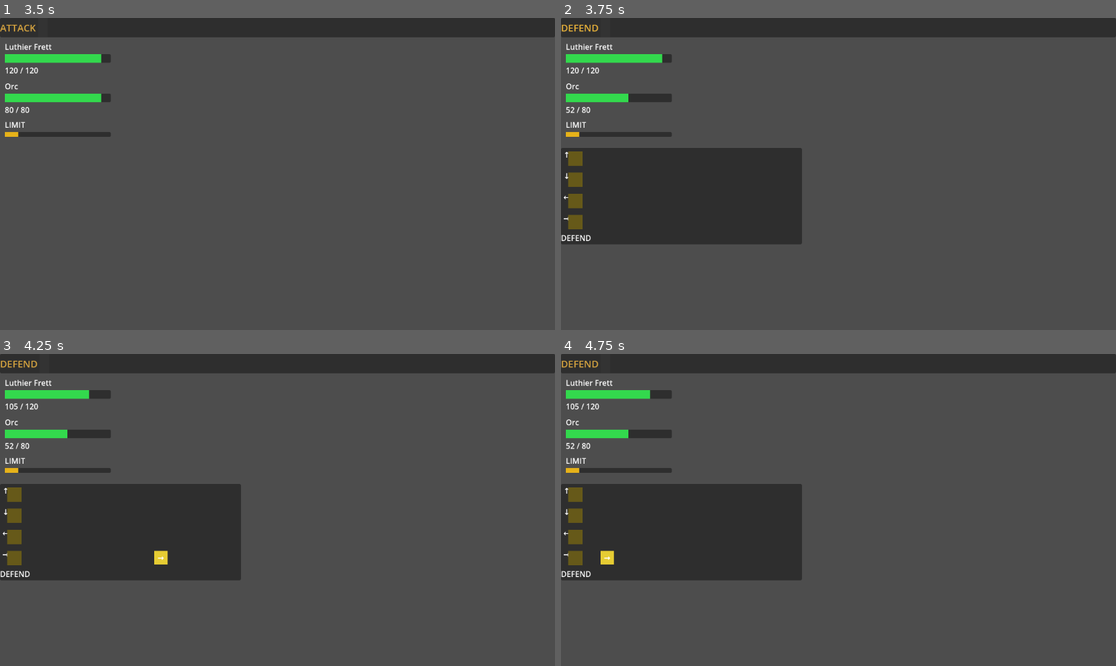
Above: before the commit, frames 1-4 (two rows, left to right).
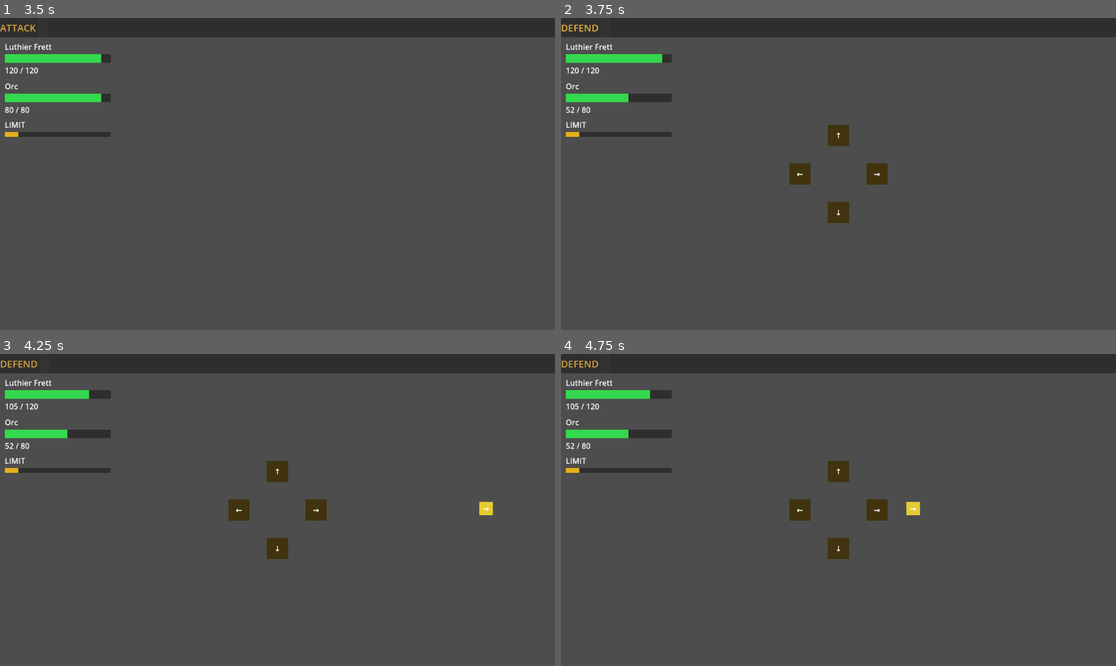
Above: after the commit, the same moments.

Repository: Parz1val1/rhythm-game-prototype
Game: Godot game, scene res://test_scene.tscn
Two runs of this game, one before a commit and one after it. Both use one fixed random seed, a clock stepped at 60 frames per second and the inputs below. Sound files missing from this copy of the repository are replaced by a short silence.
Inputs:
- Up to frame 1 (3.5 s): tap Enter at 0.5, 2 s; hold Right (rhythm_right) 0.53-1.28 s; hold Space (limit_break) 0.53-1.28 s; hold Down (rhythm_down) 1.28-2.03 s; tap Space (limit_break) at 1.35, 2.85 s; hold Right (rhythm_right) 2.03-2.78 s; hold Space (limit_break) 2.03-2.78 s; hold Up (rhythm_up) from 2.78 s (still down)
- Up to frame 2 (3.75 s): tap Enter at 3.5 s; release Up (rhythm_up) at 3.53 s; hold Left (rhythm_left) from 3.53 s (still down); hold Space (limit_break) from 3.53 s (still down)
- Up to frame 3 (4.25 s): keep holding Left (rhythm_left); keep holding Space (limit_break)
- Up to frame 4 (4.75 s): keep holding Left (rhythm_left); release Space (limit_break) at 4.28 s; tap Space (limit_break) at 4.35 s

Frame 1 is identical in both runs. In frame 2, 14% of the frame differs, in the area x 0-59%, y 34-73%; in frame 3, 14%, in the area x 0-89%, y 34-73%; in frame 4, 14%.

Commit message:
feat: directional note lane — notes approach from matching screen edge
Layout redesign:
- 4 hit zones built programmatically in _ready() at viewport center ± 80px
  forming a cross/D-pad: ↑ above center, ↓ below, ← left, → right
- Notes spawn off-screen from the edge matching their direction and tween to
  their hit zone over lookahead_beats beats; direction is now spatially obvious
- _flash_hit_zone now flashes only the specific direction's zone (more informative)
- NoteLane tscn reduced to a full-rect Control + PhaseInfo label; all layout
  is viewport-relative and computed at runtime
- test_scene.tscn: removed old vertical offset from NoteLane (now full-screen)
- test_note_lane.gd: updated to verify new HitZone_<dir> programmatic nodes
  (20 checks, up from 17)

Co-Authored-By: Claude Sonnet 4.6 <noreply@anthropic.com>

Diff:
--- a/combat/note_lane.gd
+++ b/combat/note_lane.gd
@@ -1,45 +1,57 @@
 # combat/note_lane.gd
 # Visualizes incoming notes during the DEFEND phase.
-# Call setup(combat) once after EncounterManager.start_combat() returns.
+# Each direction has a hit zone placed in a cross pattern at the center of the
+# screen; notes approach from the matching viewport edge so direction is
+# spatially obvious (up notes fall from the top, left notes slide from the left, etc.)
+# Call setup(combat) once after EncounterManager.start_combat*() returns.
 extends Control
 
 const NoteVisualScene = preload("res://combat/note_visual.tscn")
 const NoteData        = preload("res://rhythm_engine/note_data.gd")
 
+# Distance from viewport center to each hit zone's center (px).
+const HIT_ZONE_OFFSET: float = 80.0
+# Hit zone square size (px).
+const HIT_ZONE_SIZE: float = 44.0
+# NoteVisual is 34×34; half-size used for centering.
+const NOTE_HALF: float = 17.0
+
+# Hit zone dim/flash colors.
+const HZ_DIM     := Color(0.25, 0.20, 0.05)
+const HZ_PERFECT := Color(0.40, 1.00, 0.50)
+const HZ_GOOD    := Color(1.00, 0.85, 0.30)
+const HZ_MISS    := Color(1.00, 0.25, 0.25)
+
 @onready var _phase_info: Label = $PhaseInfo
 
-# Populated in _ready() after node tree is available.
-var _lanes: Dictionary = {}       # direction StringName → Control lane node
-var _hit_zones: Dictionary = {}   # direction StringName → ColorRect HitZone node
+# Populated in _ready(). Keys are String ("up"/"down"/"left"/"right").
+var _hit_zones:     Dictionary = {}   # String → ColorRect (the zone background)
+var _hz_centers:    Dictionary = {}   # String → Vector2  (screen-space center)
+var _spawn_centers: Dictionary = {}   # String → Vector2  (off-screen spawn point)
 
-# Maps NoteData (by object identity) to the NoteVisual currently travelling.
+# Maps NoteData → NoteVisual currently travelling.
 var _visuals: Dictionary = {}
 
-# Beats ahead that notes were announced (copied from CombatScene.lookahead_beats).
 var _lookahead_beats: int = 2
 
+# Arrow glyphs used on hit zone labels.
+const ARROW := { "up": "↑", "down": "↓", "left": "←", "right": "→" }
+
+# ---------------------------------------------------------------------------
+# Lifecycle
+# ---------------------------------------------------------------------------
+
 func _ready() -> void:
-	_lanes = {
-		&"up":    $Lanes/UpLane,
-		&"down":  $Lanes/DownLane,
-		&"left":  $Lanes/LeftLane,
-		&"right": $Lanes/RightLane,
-	}
-	_hit_zones = {
-		&"up":    $Lanes/UpLane/HitZone,
-		&"down":  $Lanes/DownLane/HitZone,
-		&"left":  $Lanes/LeftLane/HitZone,
-		&"right": $Lanes/RightLane/HitZone,
-	}
+	_build_hit_zones()
 
-## Wire this lane to a CombatScene after start_combat() returns.
+## Wire this lane to a CombatScene after start_combat*() returns.
 func setup(combat: Node) -> void:
 	_lookahead_beats = combat.lookahead_beats
 	combat.note_approaching.connect(_on_note_approaching)
 	combat.phase_changed.connect(_on_phase_changed)
 	RhythmInput.input_scored.connect(_on_input_scored)
 	RhythmInput.note_missed.connect(_on_note_missed)
-	visible = false   # hidden until DEFEND starts
+	visible = false   # hidden until first DEFEND phase
 
 func _exit_tree() -> void:
 	if RhythmInput.input_scored.is_connected(_on_input_scored):
@@ -47,37 +59,84 @@
 	if RhythmInput.note_missed.is_connected(_on_note_missed):
 		RhythmInput.note_missed.disconnect(_on_note_missed)
 
+# ---------------------------------------------------------------------------
+# Hit zone construction
+# ---------------------------------------------------------------------------
+
+func _build_hit_zones() -> void:
+	# Headless / first-frame guard: viewport may not be sized yet.
+	var vp := get_viewport_rect().size
+	if vp.x < 10.0 or vp.y < 10.0:
+		vp = Vector2(1152.0, 648.0)
+
+	var cx := vp.x * 0.5
+	var cy := vp.y * 0.5
+	var off := HIT_ZONE_OFFSET
+	var half_hz := HIT_ZONE_SIZE * 0.5
+
+	_hz_centers = {
+		"up":    Vector2(cx,        cy - off),
+		"down":  Vector2(cx,        cy + off),
+		"left":  Vector2(cx - off,  cy),
+		"right": Vector2(cx + off,  cy),
+	}
+	# Spawn points are off-screen in the matching direction.
+	_spawn_centers = {
+		"up":    Vector2(cx,        -NOTE_HALF),
+		"down":  Vector2(cx,        vp.y + NOTE_HALF),
+		"left":  Vector2(-NOTE_HALF, cy),
+		"right": Vector2(vp.x + NOTE_HALF, cy),
+	}
+
+	for dir in ["up", "down", "left", "right"]:
+		var hz := ColorRect.new()
+		hz.name     = "HitZone_" + dir
+		hz.size     = Vector2(HIT_ZONE_SIZE, HIT_ZONE_SIZE)
+		hz.position = (_hz_centers[dir] as Vector2) - Vector2(half_hz, half_hz)
+		hz.color    = HZ_DIM
+		add_child(hz)
+
+		var lbl := Label.new()
+		lbl.text                = ARROW[dir]
+		lbl.set_anchors_preset(Control.PRESET_FULL_RECT)
+		lbl.horizontal_alignment = HORIZONTAL_ALIGNMENT_CENTER
+		lbl.vertical_alignment   = VERTICAL_ALIGNMENT_CENTER
+		hz.add_child(lbl)
+
+		_hit_zones[dir] = hz
+
+# ---------------------------------------------------------------------------
+# Signal handlers
+# ---------------------------------------------------------------------------
+
 func _on_phase_changed(new_phase: int) -> void:
 	# Phase.ATTACK = 0, Phase.DEFEND = 1
 	visible = (new_phase == 1)
-	if new_phase == 1:
-		_phase_info.text = "DEFEND"
-	else:
+	if new_phase == 0:
+		# Clear all travelling visuals when entering ATTACK.
 		for visual in _visuals.values():
 			if is_instance_valid(visual):
 				visual.queue_free()
 		_visuals.clear()
 
 func _on_note_approaching(note: NoteData, _target_beat: int) -> void:
-	var lane = _lanes.get(note.direction)
-	if lane == null:
+	var dir := String(note.direction)
+	if not _spawn_centers.has(dir):
 		return
 
-	# Spawn a NoteVisual at the right edge of the lane.
+	var spawn  := _spawn_centers[dir] as Vector2
+	var target := _hz_centers[dir]    as Vector2
+
 	var visual: Control = NoteVisualScene.instantiate()
-	lane.add_child(visual)
+	add_child(visual)
 	visual.init(note.direction)
+	visual.position = spawn - Vector2(NOTE_HALF, NOTE_HALF)
 
-	# Start at right edge, travel to hit zone at x=10.
-	# Use actual lane width if laid out, otherwise fall back to NoteLane minimum width.
-	var lane_width: float = lane.size.x if lane.size.x > 40.0 else 460.0
-	var start_x: float = lane_width - 40.0
-	var end_x:   float = 10.0
-	visual.position = Vector2(start_x, 5.0)
-
-	var travel_time: float = float(_lookahead_beats) * (60.0 / BeatClock.bpm)
+	var travel_time := float(_lookahead_beats) * (60.0 / BeatClock.bpm)
 	var tween := create_tween()
-	tween.tween_property(visual, "position:x", end_x, travel_time)
+	tween.tween_property(visual, "position",
+		target - Vector2(NOTE_HALF, NOTE_HALF),
+		travel_time)
 	tween.tween_callback(func(): if is_instance_valid(visual): visual.queue_free())
 	tween.tween_callback(func(): _visuals.erase(note))
 
@@ -86,33 +145,38 @@
 func _on_input_scored(direction: StringName, score: StringName, _offset: float, note_consumed: bool) -> void:
 	if not note_consumed:
 		return
-	# Flash the first valid visual in this lane's direction.
+	var dir := String(direction)
+	# Find the first travelling visual for this direction and flash it.
 	for note in _visuals.keys():
 		var visual = _visuals.get(note)
-		if is_instance_valid(visual) and note.direction == direction:
+		if is_instance_valid(visual) and String(note.direction) == dir:
 			_visuals.erase(note)
 			visual.flash_result(score)
 			return
-	# No visual found — flash the hit zones directly.
-	_flash_hit_zone(score)
+	# No visual found (note may have just expired) — flash the hit zone directly.
+	_flash_hit_zone(dir, score)
 
 func _on_note_missed(note: NoteData) -> void:
 	var visual = _visuals.get(note)
 	if is_instance_valid(visual):
 		_visuals.erase(note)
 		visual.flash_result(&"miss")
-	_flash_hit_zone(&"miss")
+	_flash_hit_zone(String(note.direction), &"miss")
 
-func _flash_hit_zone(score: StringName) -> void:
+# ---------------------------------------------------------------------------
+# Hit zone flash
+# ---------------------------------------------------------------------------
+
+func _flash_hit_zone(dir: String, score: StringName) -> void:
+	var hz = _hit_zones.get(dir) as ColorRect
+	if hz == null:
+		return
 	var color: Color
 	match score:
-		&"perfect": color = Color(0.4, 1.0, 0.5)
-		&"good":    color = Color(1.0, 0.85, 0.3)
-		_:          color = Color(1.0, 0.25, 0.25)
-	for hz in _hit_zones.values():
-		hz.color = color
-	await get_tree().create_timer(0.1).timeout
-	if not is_instance_valid(self):
-		return
-	for hz in _hit_zones.values():
-		hz.color = Color(0.4, 0.35, 0.1)   # restore dim gold
+		&"perfect": color = HZ_PERFECT
+		&"good":    color = HZ_GOOD
+		_:          color = HZ_MISS
+	hz.color = color
+	await get_tree().create_timer(0.12).timeout
+	if is_instance_valid(hz):
+		hz.color = HZ_DIM
--- a/combat/note_lane.tscn
+++ b/combat/note_lane.tscn
@@ -3,86 +3,21 @@
 [ext_resource type="Script" path="res://combat/note_lane.gd" id="1"]
 
 [node name="NoteLane" type="Control"]
-custom_minimum_size = Vector2(500, 200)
-script = ExtResource("1")
-
-[node name="BGPanel" type="Panel" parent="."]
-layout_mode = 1
+layout_mode = 3
 anchors_preset = 15
 anchor_right = 1.0
 anchor_bottom = 1.0
-
-[node name="Lanes" type="VBoxContainer" parent="."]
-layout_mode = 1
-anchors_preset = 15
-anchor_right = 1.0
-anchor_bottom = 1.0
-offset_left = 5.0
-offset_top = 5.0
-offset_right = -5.0
-offset_bottom = -30.0
-
-[node name="UpLane" type="Control" parent="Lanes"]
-layout_mode = 2
-custom_minimum_size = Vector2(0, 40)
-
-[node name="LaneLabel" type="Label" parent="Lanes/UpLane"]
-text = "↑"
-
-[node name="HitZone" type="ColorRect" parent="Lanes/UpLane"]
-offset_left = 10.0
-offset_top = 5.0
-offset_right = 40.0
-offset_bottom = 35.0
-color = Color(0.4, 0.35, 0.1, 1)
-
-[node name="DownLane" type="Control" parent="Lanes"]
-layout_mode = 2
-custom_minimum_size = Vector2(0, 40)
-
-[node name="LaneLabel" type="Label" parent="Lanes/DownLane"]
-text = "↓"
-
-[node name="HitZone" type="ColorRect" parent="Lanes/DownLane"]
-offset_left = 10.0
-offset_top = 5.0
-offset_right = 40.0
-offset_bottom = 35.0
-color = Color(0.4, 0.35, 0.1, 1)
-
-[node name="LeftLane" type="Control" parent="Lanes"]
-layout_mode = 2
-custom_minimum_size = Vector2(0, 40)
-
-[node name="LaneLabel" type="Label" parent="Lanes/LeftLane"]
-text = "←"
-
-[node name="HitZone" type="ColorRect" parent="Lanes/LeftLane"]
-offset_left = 10.0
-offset_top = 5.0
-offset_right = 40.0
-offset_bottom = 35.0
-color = Color(0.4, 0.35, 0.1, 1)
-
-[node name="RightLane" type="Control" parent="Lanes"]
-layout_mode = 2
-custom_minimum_size = Vector2(0, 40)
-
-[node name="LaneLabel" type="Label" parent="Lanes/RightLane"]
-text = "→"
-
-[node name="HitZone" type="ColorRect" parent="Lanes/RightLane"]
-offset_left = 10.0
-offset_top = 5.0
-offset_right = 40.0
-offset_bottom = 35.0
-color = Color(0.4, 0.35, 0.1, 1)
+script = ExtResource("1")
 
 [node name="PhaseInfo" type="Label" parent="."]
 layout_mode = 1
+anchor_left = 0.5
+anchor_right = 0.5
 anchor_top = 1.0
 anchor_bottom = 1.0
-anchor_right = 0.5
-offset_top = -25.0
-offset_bottom = 0.0
+offset_left = -80.0
+offset_top = -30.0
+offset_right = 80.0
+offset_bottom = -4.0
 text = "DEFEND"
+horizontal_alignment = 1
--- a/test/test_note_lane.gd
+++ b/test/test_note_lane.gd
@@ -1,5 +1,6 @@
 # test/test_note_lane.gd
-# Verifies that note_visual.tscn and note_lane.tscn load and have correct structure.
+# Verifies that note_visual.tscn and note_lane.tscn load and have the correct
+# structure for the directional approach layout.
 # Run: godot --headless --path . -s res://test/test_note_lane.gd
 extends SceneTree
 
@@ -25,21 +26,26 @@
 
 	# --- NoteLane scene ---
 	var nl_scene = load("res://combat/note_lane.tscn")
-	_check("note_lane.tscn loads",             nl_scene != null,              true)
+	_check("note_lane.tscn loads",             nl_scene != null, true)
 	if nl_scene != null:
 		var nl = nl_scene.instantiate()
 		root.add_child(nl)
-		_check("NoteLane has Lanes child",         nl.has_node("Lanes"),               true)
-		_check("NoteLane has Lanes/UpLane",        nl.has_node("Lanes/UpLane"),         true)
-		_check("NoteLane has Lanes/DownLane",      nl.has_node("Lanes/DownLane"),       true)
-		_check("NoteLane has Lanes/LeftLane",      nl.has_node("Lanes/LeftLane"),       true)
-		_check("NoteLane has Lanes/RightLane",     nl.has_node("Lanes/RightLane"),      true)
-		_check("NoteLane has UpLane/HitZone",      nl.has_node("Lanes/UpLane/HitZone"),   true)
-		_check("NoteLane has DownLane/HitZone",  nl.has_node("Lanes/DownLane/HitZone"),  true)
-		_check("NoteLane has LeftLane/HitZone",  nl.has_node("Lanes/LeftLane/HitZone"),  true)
-		_check("NoteLane has RightLane/HitZone", nl.has_node("Lanes/RightLane/HitZone"), true)
-		_check("NoteLane has PhaseInfo",           nl.has_node("PhaseInfo"),            true)
-		_check("NoteLane has setup method",        nl.has_method("setup"),              true)
+
+		# _ready() creates hit zones programmatically; they must exist after add_child.
+		_check("NoteLane has HitZone_up",    nl.has_node("HitZone_up"),    true)
+		_check("NoteLane has HitZone_down",  nl.has_node("HitZone_down"),  true)
+		_check("NoteLane has HitZone_left",  nl.has_node("HitZone_left"),  true)
+		_check("NoteLane has HitZone_right", nl.has_node("HitZone_right"), true)
+		_check("NoteLane has PhaseInfo",     nl.has_node("PhaseInfo"),     true)
+		_check("NoteLane has setup method",  nl.has_method("setup"),       true)
+
+		# Hit zones are ColorRects; each should have exactly one Label child.
+		for dir in ["up", "down", "left", "right"]:
+			var hz = nl.get_node("HitZone_" + dir)
+			_check("HitZone_%s is ColorRect" % dir, hz is ColorRect, true)
+			_check("HitZone_%s has label child" % dir,
+				hz.get_child_count() >= 1 and hz.get_child(0) is Label, true)
+
 		nl.queue_free()
 
 	print("=== done ===")
--- a/test_scene.tscn
+++ b/test_scene.tscn
@@ -18,10 +18,6 @@
 [node name="CombatUI" parent="." unique_id=1799381395 instance=ExtResource("3_combatui")]
 
 [node name="NoteLane" parent="." unique_id=1812133656 instance=ExtResource("4_noteln")]
-layout_mode = 3
-anchors_preset = 0
-offset_top = 270.0
-offset_bottom = 270.0
 
 [node name="AudioFeedback" parent="." unique_id=1952430492 instance=ExtResource("5_audiofb")]
 
